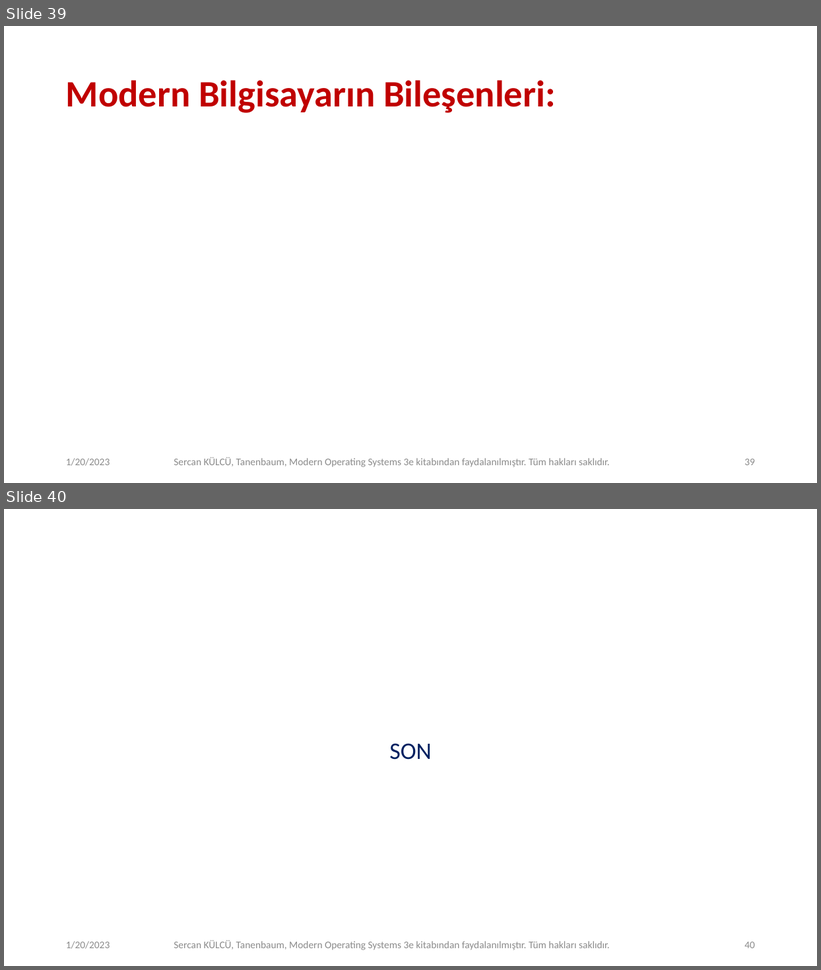
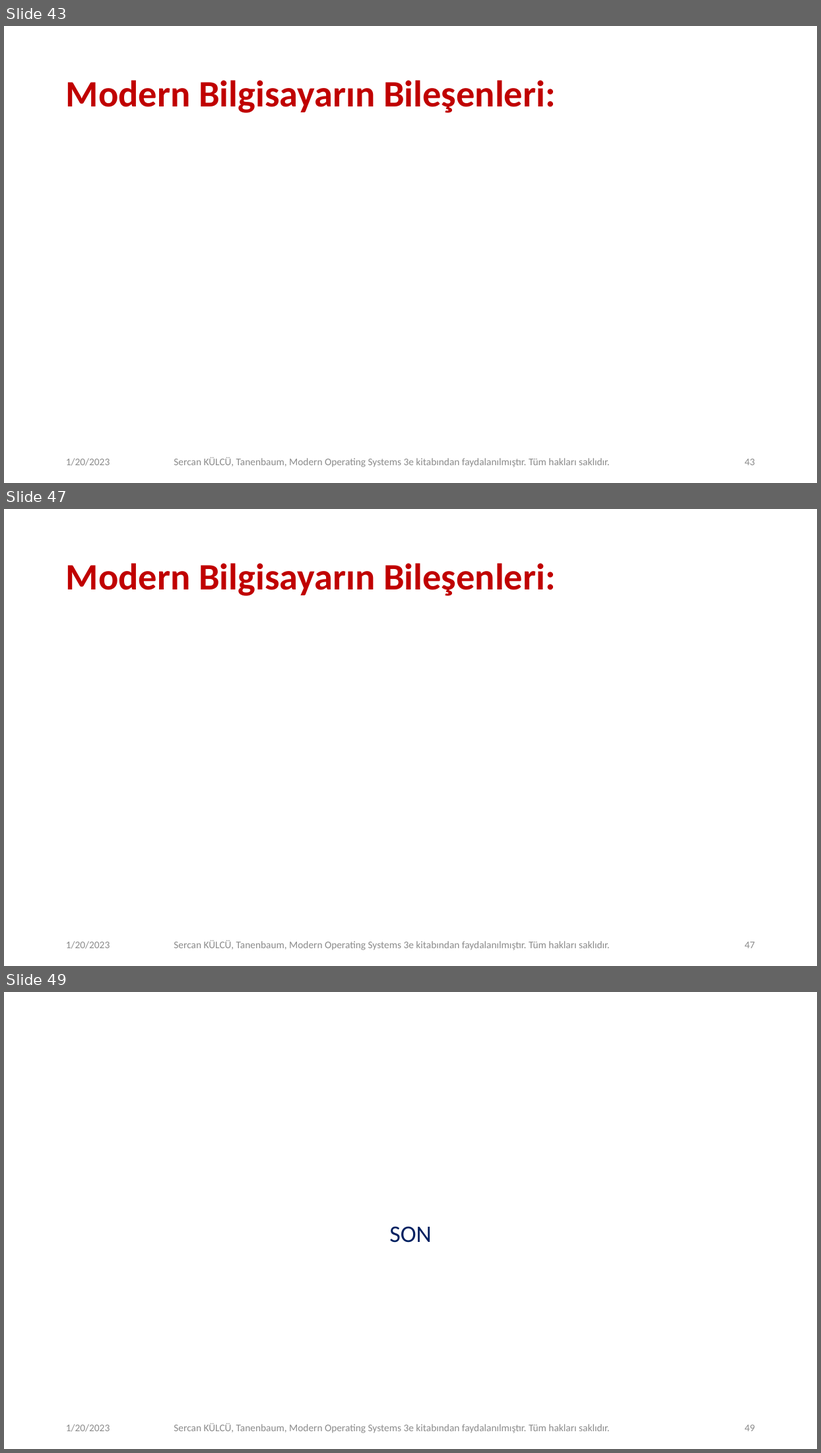
Before and after one commit to sercankulcu/sercankulcu.github.io, a slide deck: files/os/4_Bolum_4_Dosya.pptx. Shown one above the other, each under a label of ours: slides 39 and 40 before the commit, slides 43, 47 and 49 after it; the slides between them are not shown. The pictures are 821x970 and 821x1453 pixels, drawn with LibreOffice and Linux fonts; fonts in the diff are those of the drawing. Boxes give left, top, right and bottom in pixels: in the first picture for what was removed or moved away, otherwise in the second. Text is boxed around its words. In the diff, an @@ line names an element or a change of style, - is before the commit and + after.

```diff
--- a/files/os/4_Bolum_4_Dosya.pptx
+++ b/files/os/4_Bolum_4_Dosya.pptx
@@ slide 47 added at box(4, 509, 817, 966), background #FFFFFF @@
@@ title added at box(66, 563, 555, 596), 44 pt, text #C00000, bold @@
+Modern Bilgisayarın Bileşenleri:
@@ text added at box(66, 941, 110, 949), 12 pt, text #8C8C8C @@
+1/20/2023
@@ text added at box(174, 941, 610, 951), 12 pt, text #8C8C8C @@
+Sercan KÜLCÜ, Tanenbaum, Modern Operating Systems 3e kitabından faydalanılmıştır. Tüm hakları saklıdır.
@@ page number added at box(745, 942, 755, 949), 12 pt, text #8C8C8C @@
+47
@@ what was slide 39 is now slide 43 @@
@@ page number at box(745, 459, 755, 466): text changed @@
-39
+43
@@ what was slide 40 is now slide 49 @@
@@ page number at box(745, 1425, 755, 1432): text changed @@
-40
+49
```
Also in this commit, not shown: 8 other slides added, 1 other file.
